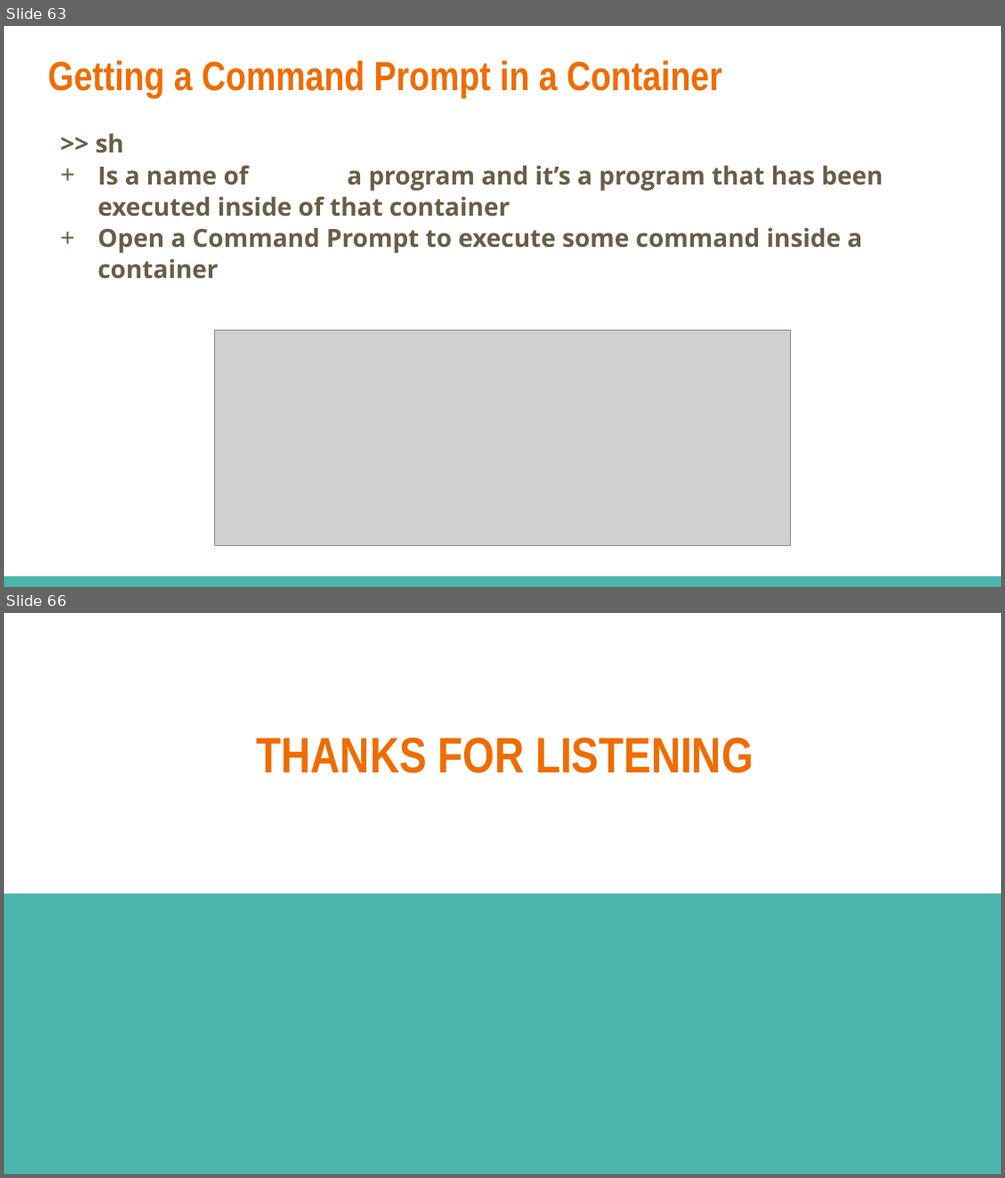
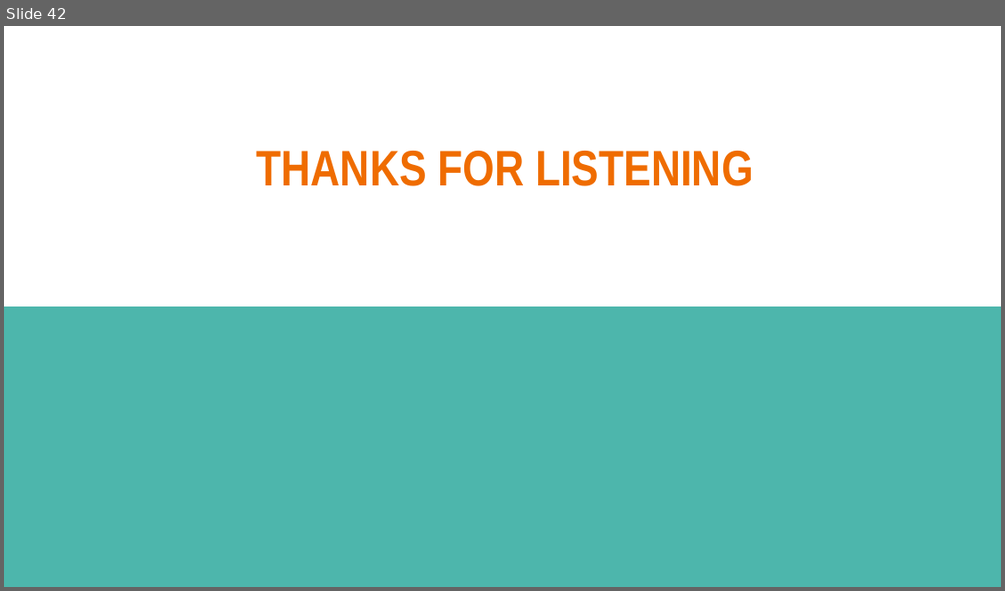
Before and after one commit to dinhhung09138/Learning-Example, a slide deck: Docker - 03 - Build a Custom Images Through Docker.pptx. Shown one above the other, each under a label of ours: slides 63 and 66 before the commit, slide 42 after it; the slides between them are not shown. The pictures are 1005x1178 and 1005x591 pixels, drawn with LibreOffice and Linux fonts; fonts in the diff are those of the drawing; grey boxes stand for pictures. Boxes give left, top, right and bottom in pixels: in the first picture for what was removed or moved away, otherwise in the second. Text is boxed around its words. In the diff, an @@ line names an element or a change of style, - is before the commit and + after.

```diff
--- a/Docker - 03 - Build a Custom Images Through Docker.pptx
+++ b/Docker - 03 - Build a Custom Images Through Docker.pptx
@@ slide 63 removed at [4,26,1001,587], background #FFFFFF @@
@@ title removed at [48,61,722,98] @@
-Getting a Command Prompt in a Container
@@ text removed at [96,133,882,279] @@
->> sh
-+ Is a name of a program and it’s a program that has been executed inside of that container
-+ Open a Command Prompt to execute some command inside a container
@@ picture removed at [214,330,790,546] @@
@@ rectangle removed at [4,576,1001,587] @@
@@ what was slide 66 is now slide 42 @@
```
Also in this commit, not shown: 2 slides changed, 2 slides added, 25 other slides removed, 2 other files.
